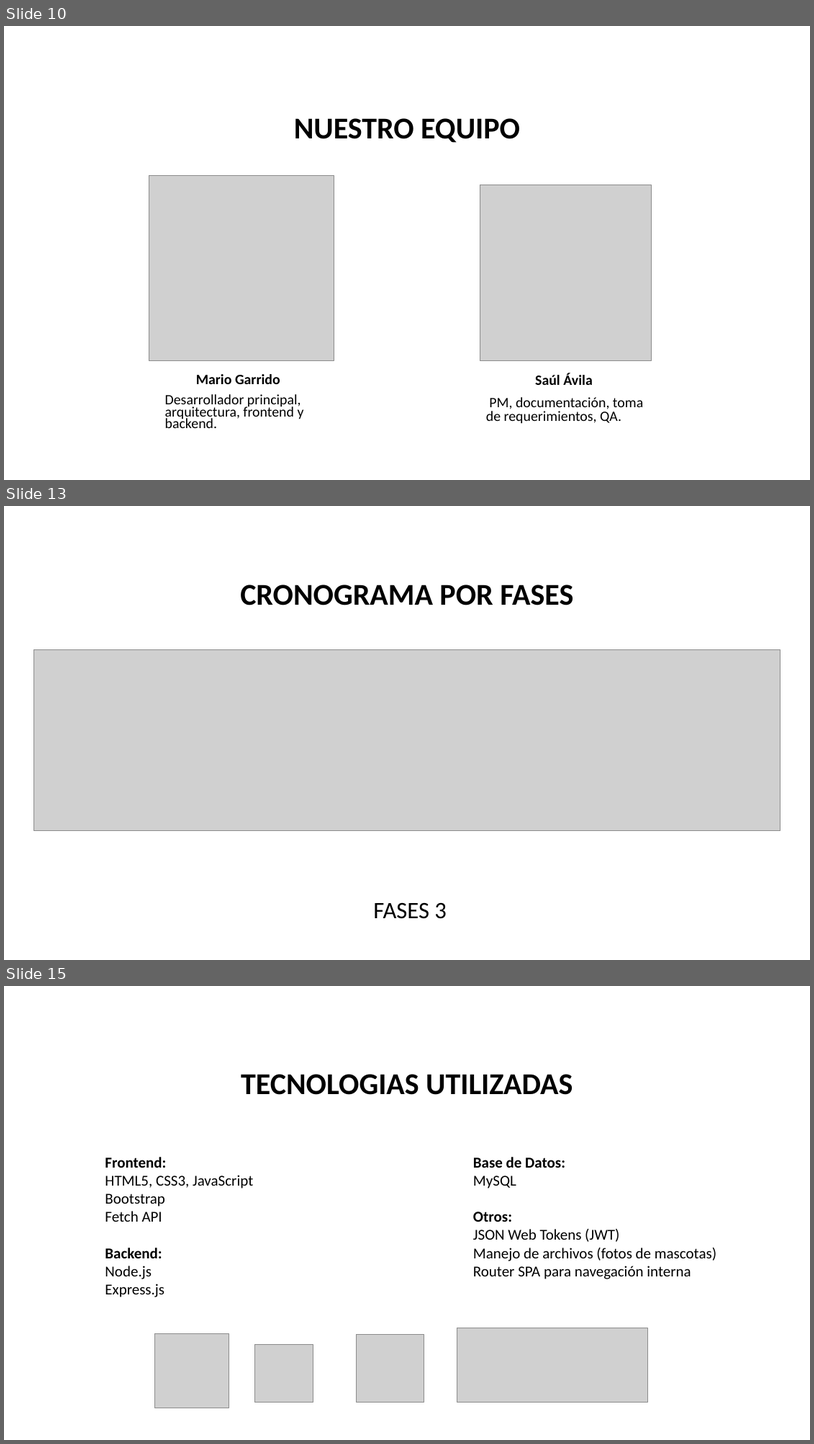
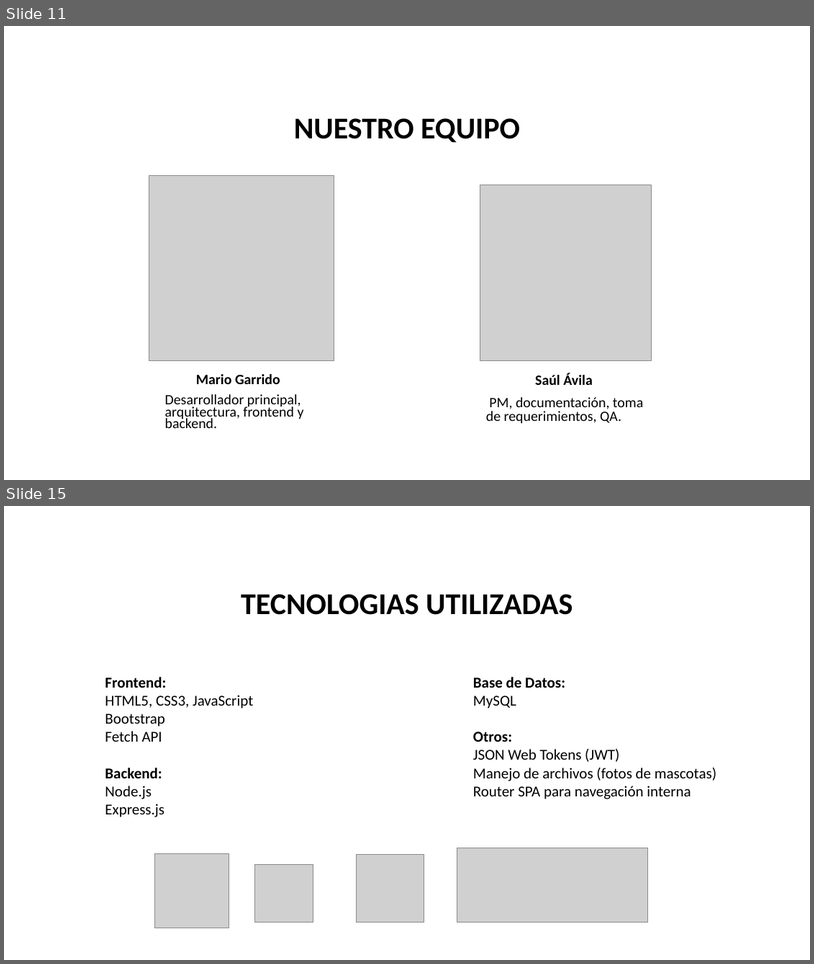
Before and after one commit to 4vil4/VeterinariaPucara, a slide deck: FASE 3/Evidencias Grupales/Presentación Capstone.pptx. Shown one above the other, each under a label of ours: slides 10, 13 and 15 before the commit, slides 11 and 15 after it; the slides between them are not shown. The pictures are 814x1444 and 814x964 pixels, drawn with LibreOffice and Linux fonts; fonts in the diff are those of the drawing; grey boxes stand for pictures; background and template pictures are left out. Boxes give left, top, right and bottom in pixels: in the first picture for what was removed or moved away, otherwise in the second. Text is boxed around its words. In the diff, an @@ line names an element or a change of style, - is before the commit and + after.

```diff
--- a/FASE 3/Evidencias Grupales/Presentación Capstone.pptx
+++ b/FASE 3/Evidencias Grupales/Presentación Capstone.pptx
@@ slide 13 removed at (4,506,810,960), background #FFFFFF @@
@@ text removed at (240,584,574,605) @@
-CRONOGRAMA POR FASES
@@ picture removed at (34,649,781,831) @@
@@ text removed at (373,902,447,919) @@
-FASES 3
@@ what was slide 10 is now slide 11 @@
```
Also in this commit, not shown: 6 slides changed, 2 slides added, 1 other slide removed, 1 other file.
